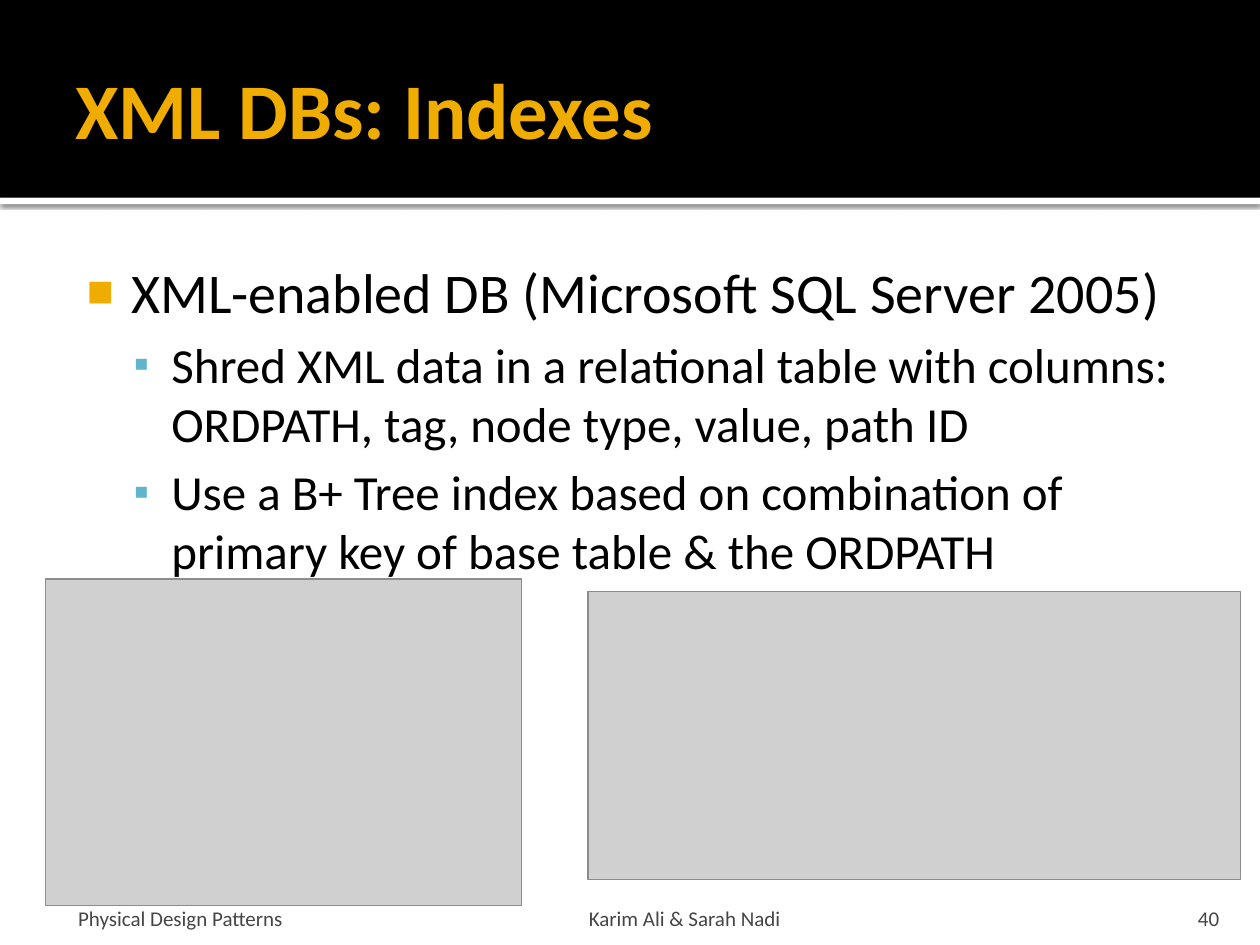
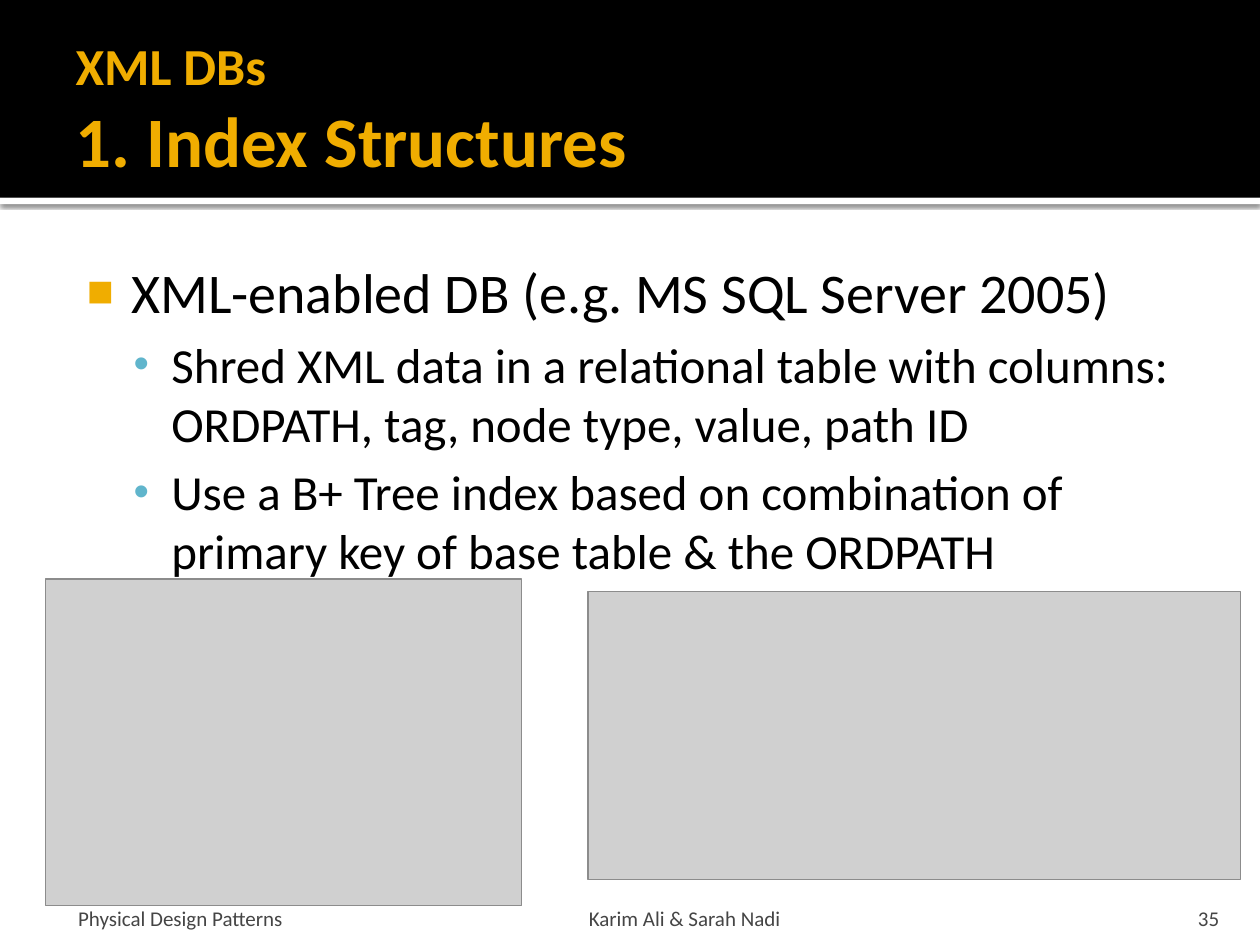
Before and after one commit to snadi/cs848-db, a slide deck: slide 35 of cs848-db/PhysDesignPres.pptx (slide 40 before the commit). Drawn at 1260x945 pixels with LibreOffice and Linux fonts; fonts in the diff are those of the drawing; grey boxes stand for pictures. Boxes give left, top, right and bottom in pixels: in the first picture for what was removed or moved away, otherwise in the second. Text is boxed around its words. In the diff, an @@ line names an element or a change of style, - is before the commit and + after.

```diff
--- a/cs848-db/PhysDesignPres.pptx
+++ b/cs848-db/PhysDesignPres.pptx
@@ title at (x1=76, y1=51, x2=627, y2=168): text changed; size 45 to 40.5 pt @@
-XML DBs: Indexes
+XML DBs
+1. Index Structures
@@ text at (x1=131, y1=272, x2=1110, y2=323): text changed @@
-■ XML-enabled DB (Microsoft SQL Server 2005)
+■ XML-enabled DB (e.g. MS SQL Server 2005)
@@ page number at (x1=1198, y1=912, x2=1219, y2=926): text changed @@
-40
+35
```
Also in this commit, not shown: 38 other slides changed, 1 slide added, 8 slides removed.
